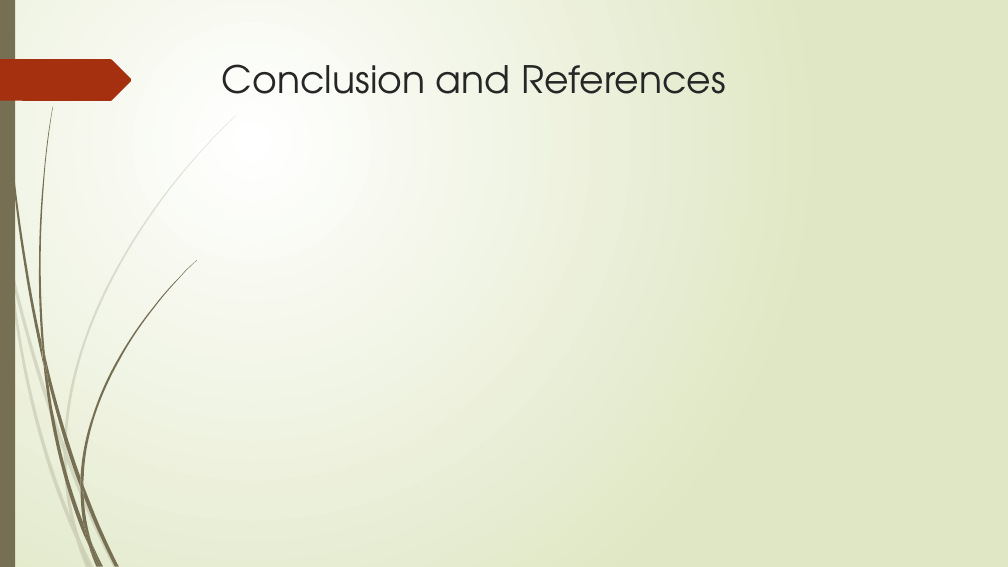
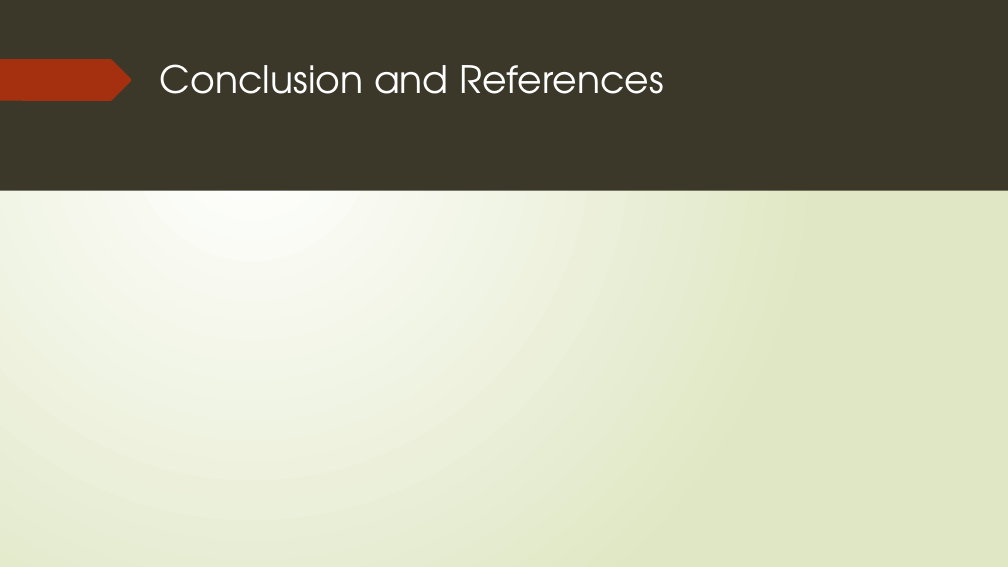
Before and after one commit to dr-natetorious/TIM-7030-Managing_Risks_and_Privacy, a slide deck: slide 9 of Week2_RiskManagement/BachmeierNTIM7030-2.pptx. Drawn at 1008x567 pixels with LibreOffice and Linux fonts; fonts in the diff are those of the drawing. Boxes give left, top, right and bottom in pixels: in the first picture for what was removed or moved away, otherwise in the second. Text is boxed around its words. In the diff, an @@ line names an element or a change of style, - is before the commit and + after.

```diff
--- a/Week2_RiskManagement/BachmeierNTIM7030-2.pptx
+++ b/Week2_RiskManagement/BachmeierNTIM7030-2.pptx
@@ rectangle added at (x1=0, y1=0, x2=1008, y2=567), fill gradient #FFFFFF to #DFE8C4 @@
@@ rectangle added at (x1=0, y1=0, x2=1008, y2=191), fill #3B382A @@
@@ freeform shape removed at (x1=0, y1=59, x2=132, y2=101) @@
@@ freeform shape added at (x1=0, y1=59, x2=132, y2=101), fill #A53010 @@
@@ title "Conclusion and References" moved from (x1=222, y1=64, x2=726, y2=94) to (x1=160, y1=64, x2=664, y2=94) @@
@@ title "Conclusion and References" at (x1=160, y1=64, x2=664, y2=94): text colour #262626 to #FFFFFF @@
```
Also in this commit, not shown: 7 other slides changed, 2 other files.
